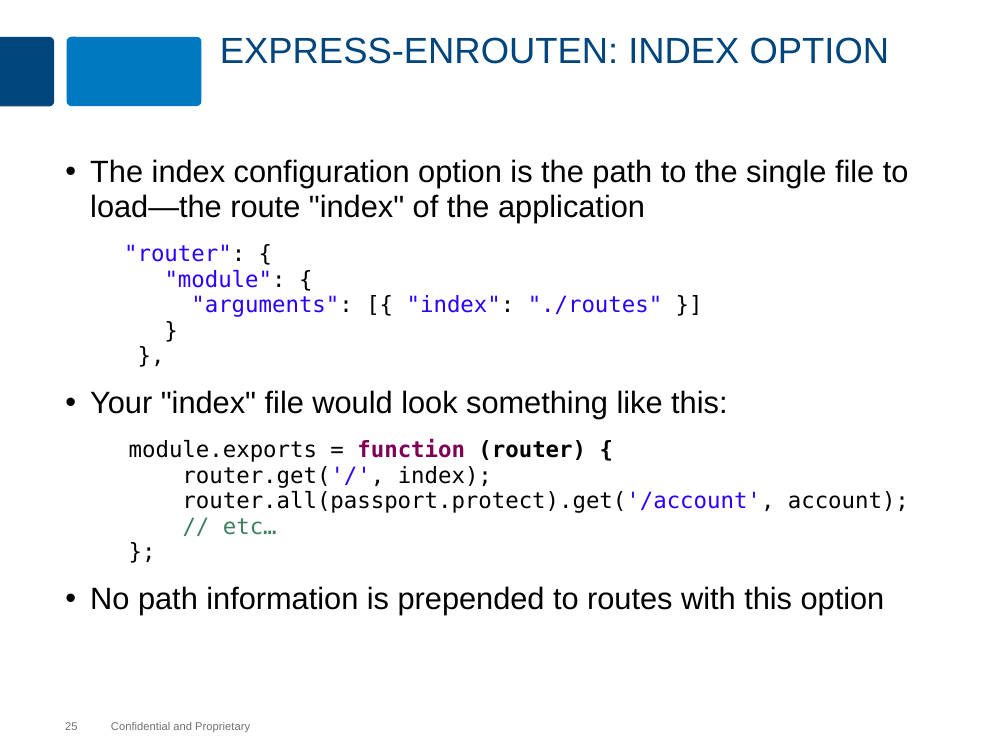
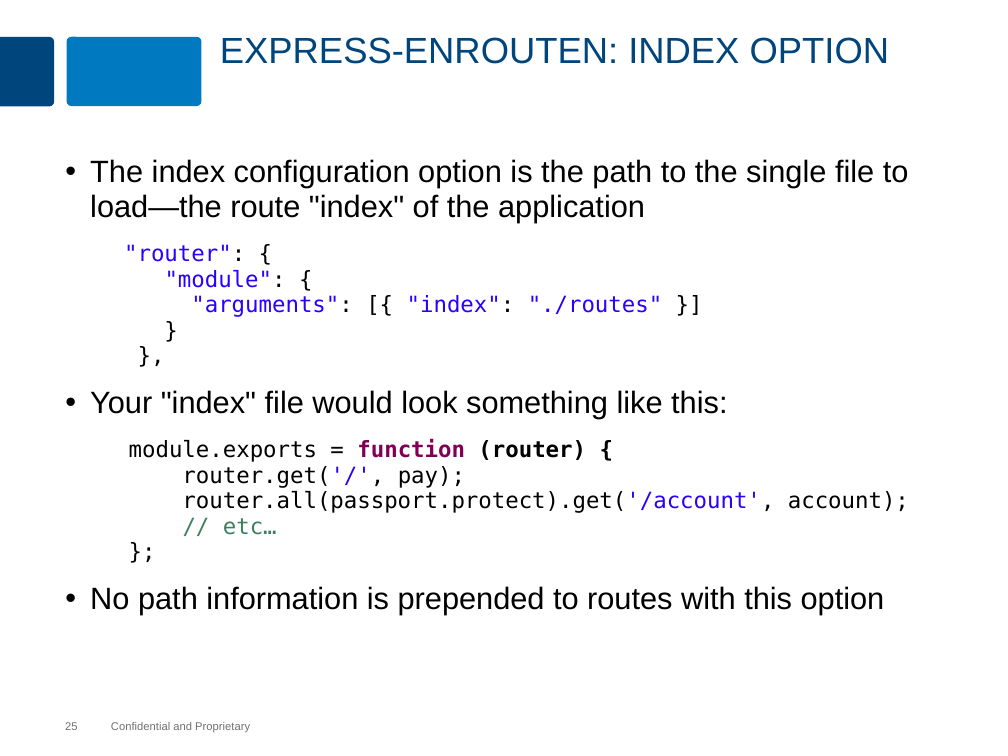
Before and after one commit to MaxMillington/nodePractice, a slide deck: slide 25 of node/lesson-80-kraken/kraken.pptx. Drawn at 1008x756 pixels with LibreOffice and Linux fonts; fonts in the diff are those of the drawing; background and template pictures are left out. Boxes give left, top, right and bottom in pixels: in the first picture for what was removed or moved away, otherwise in the second. Text is boxed around its words. In the diff, an @@ line names an element or a change of style, - is before the commit and + after.

```diff
--- a/node/lesson-80-kraken/kraken.pptx
+++ b/node/lesson-80-kraken/kraken.pptx
@@ text at [129,439,909,535]: text changed @@
-    module.exports = function (router) {
-    router.get('/', index);
-    router.all(passport.protect).get('/account', account);
-    // etc…
-    };
+    module.exports = function (router) {
+    router.get('/', pay);
+    router.all(passport.protect).get('/account', account);
+    // etc…
+    };
```
Also in this commit, not shown: 6 other slides changed, 11 other files.
